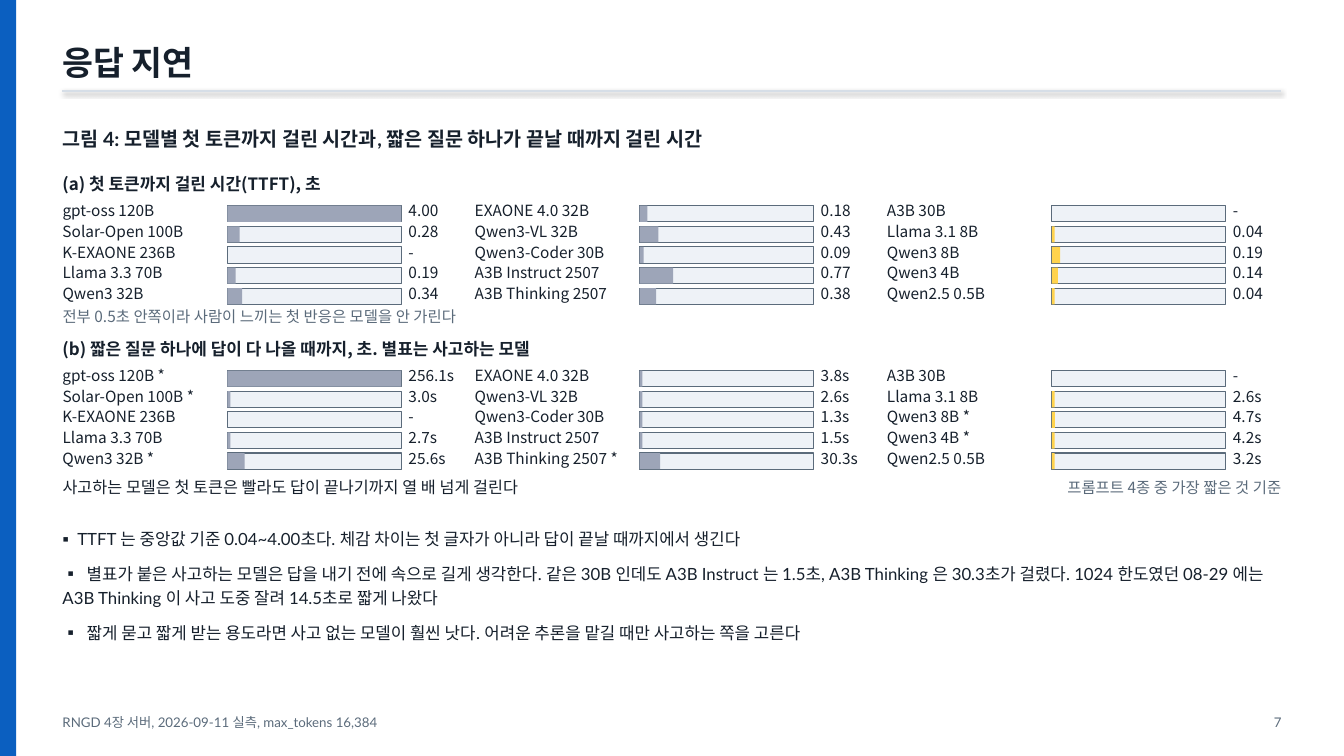
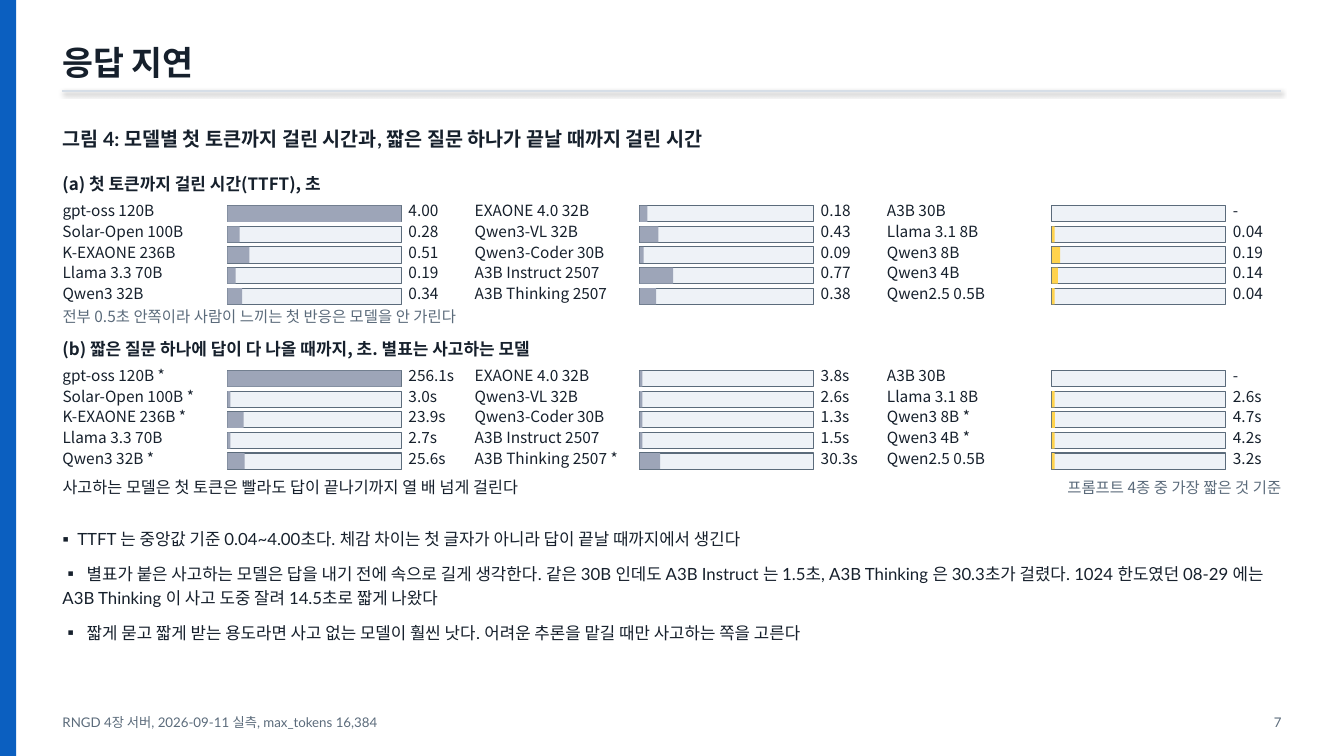
Before and after one commit to SOTA-PNU/RNGD-proj, a slide deck: slide 8 of Model_Benchmark/rngd-npu/bench_prebuilt_vs_custom/모델별-성능정리-2026-09-11.pptx. Drawn at 1344x756 pixels with LibreOffice and Linux fonts; fonts in the diff are those of the drawing. Boxes give left, top, right and bottom in pixels: in the first picture for what was removed or moved away, otherwise in the second. Text is boxed around its words. In the diff, an @@ line names an element or a change of style, - is before the commit and + after.

```diff
--- a/Model_Benchmark/rngd-npu/bench_prebuilt_vs_custom/모델별-성능정리-2026-09-11.pptx
+++ b/Model_Benchmark/rngd-npu/bench_prebuilt_vs_custom/모델별-성능정리-2026-09-11.pptx
@@ text removed at box(408, 241, 419, 263) @@
--
@@ text at box(63, 410, 176, 422): text changed @@
-K-EXAONE 236B
+K-EXAONE 236B *
@@ text removed at box(408, 405, 419, 427) @@
--
@@ group added at box(228, 246, 445, 429): 2 rectangles, 2 texts @@
+0.51
+23.9s
```
Also in this commit, not shown: 36 other slides changed, 2 slides added, 19 other files.
